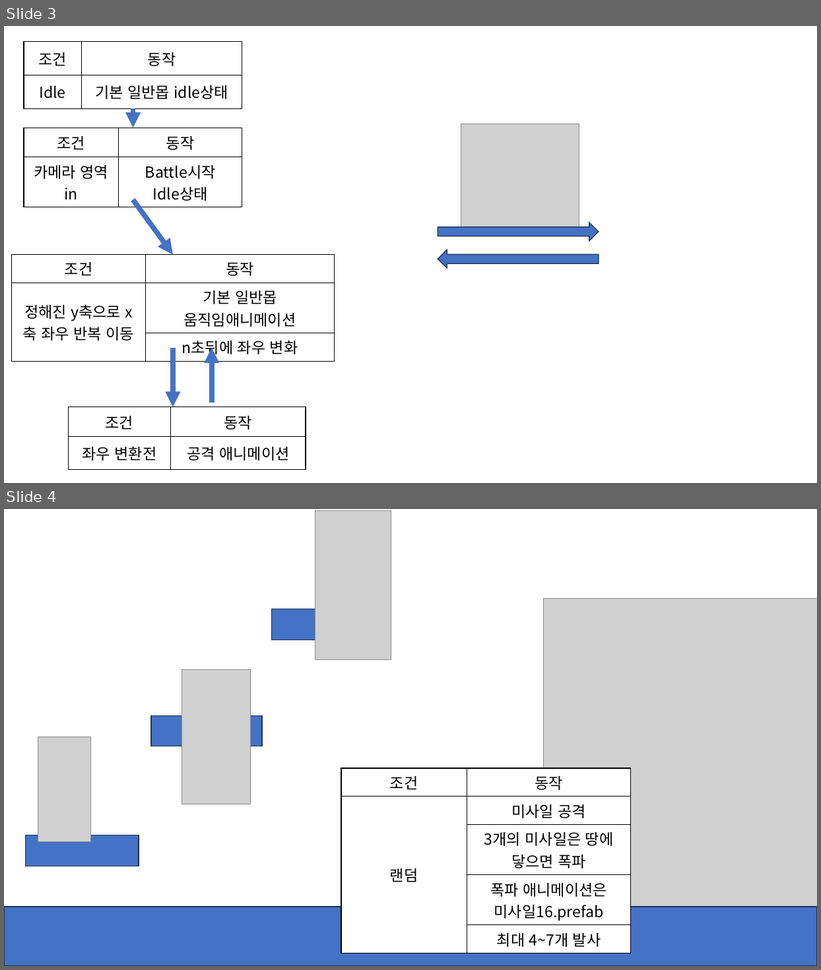
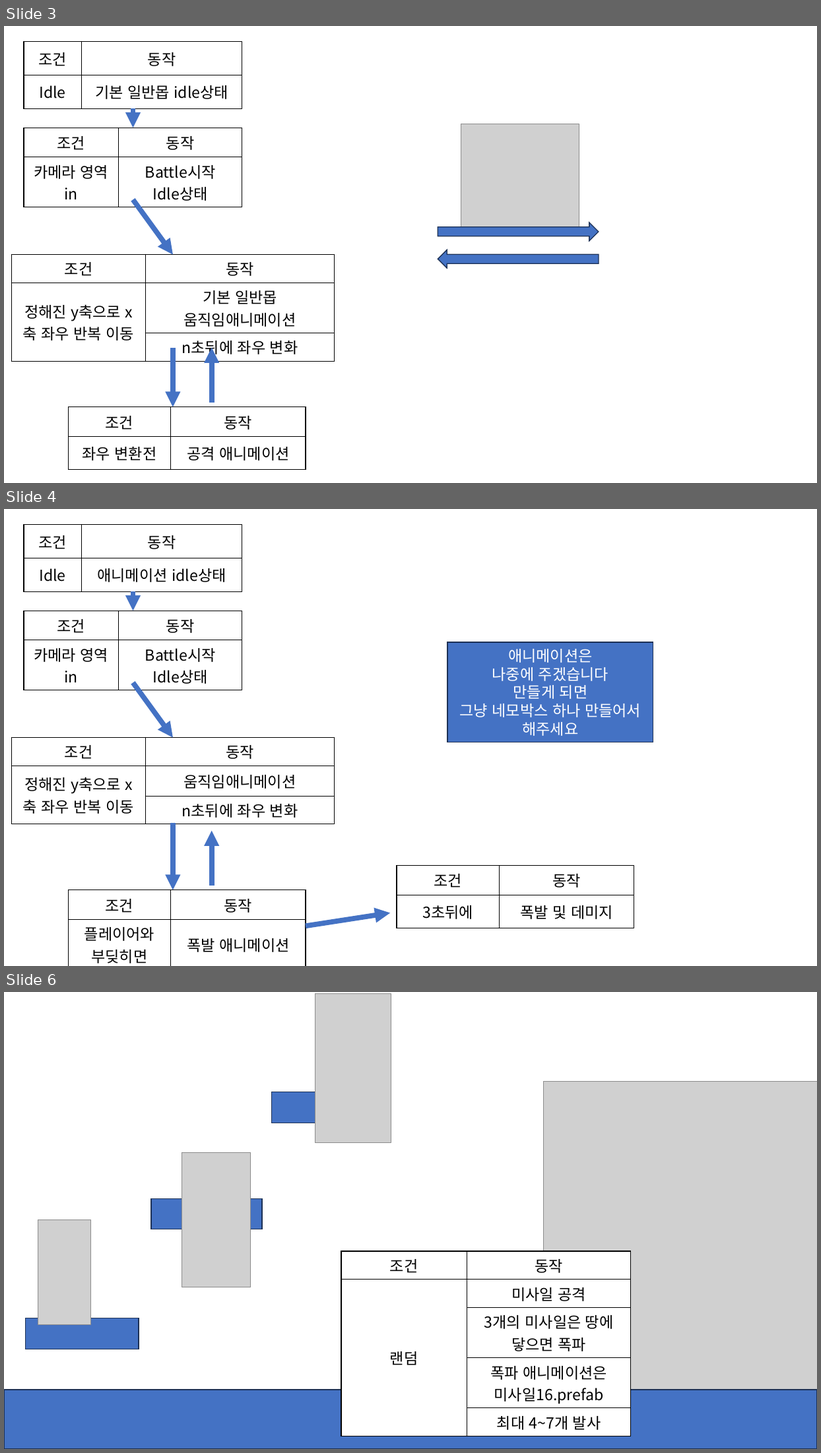
Before and after one commit to pknu-wap/Tripple-Gear, a slide deck: 기획안/몬스터 애니메이션.pptx. Shown one above the other, each under a label of ours: slides 3 and 4 before the commit, slides 3, 4 and 6 after it; the slides between them are not shown. The pictures are 821x970 and 821x1453 pixels, drawn with LibreOffice and Linux fonts; fonts in the diff are those of the drawing; grey boxes stand for pictures; background and template pictures are left out. Boxes give left, top, right and bottom in pixels: in the first picture for what was removed or moved away, otherwise in the second. Text is boxed around its words. In the diff, an @@ line names an element or a change of style, - is before the commit and + after.

```diff
--- a/기획안/몬스터 애니메이션.pptx
+++ b/기획안/몬스터 애니메이션.pptx
@@ slide 4 added at (4,509,817,966), background picture (left out) @@
@@ table added at (24,525,242,592), 2 rows, 2 columns @@
+조건 | 동작
+Idle | 애니메이션 idle상태
@@ arrow added from (133, 591) to (133, 611), #4472C4 6 pt @@
@@ table added at (24,611,242,687), 2 rows, 2 columns @@
+조건 | 동작
+카메라 영역 in | Battle시작 / Idle상태
@@ rectangle added at (448,642,653,743), fill #4472C4, outline #1E3256 1 pt, 18 pt, text #FFFFFF @@
+애니메이션은
+나중에 주겠습니다
+만들게 되면
+그냥 네모박스 하나 만들어서 해주세요
@@ arrow added from (133, 683) to (173, 738), #4472C4 6 pt @@
@@ table added at (11,738,334,823), 3 rows, 2 columns @@
+조건 | 동작
+정해진 y축으로 x축 좌우 반복 이동 | 움직임애니메이션
+ | n초뒤에 좌우 변화
@@ arrow added from (173, 823) to (173, 890), #4472C4 6 pt @@
@@ arrow added from (212, 886) to (212, 831), #4472C4 6 pt @@
@@ table added at (397,866,635,929), 2 rows, 2 columns @@
+조건 | 동작
+3초뒤에 | 폭발 및 데미지
@@ table added at (68,890,306,966), 2 rows, 2 columns @@
+조건 | 동작
+플레이어와 부딪히면 | 폭발 애니메이션
@@ arrow added from (306, 926) to (390, 914), #4472C4 6 pt @@
@@ what was slide 4 is now slide 6 @@
```
Also in this commit, not shown: 1 other slide added.
